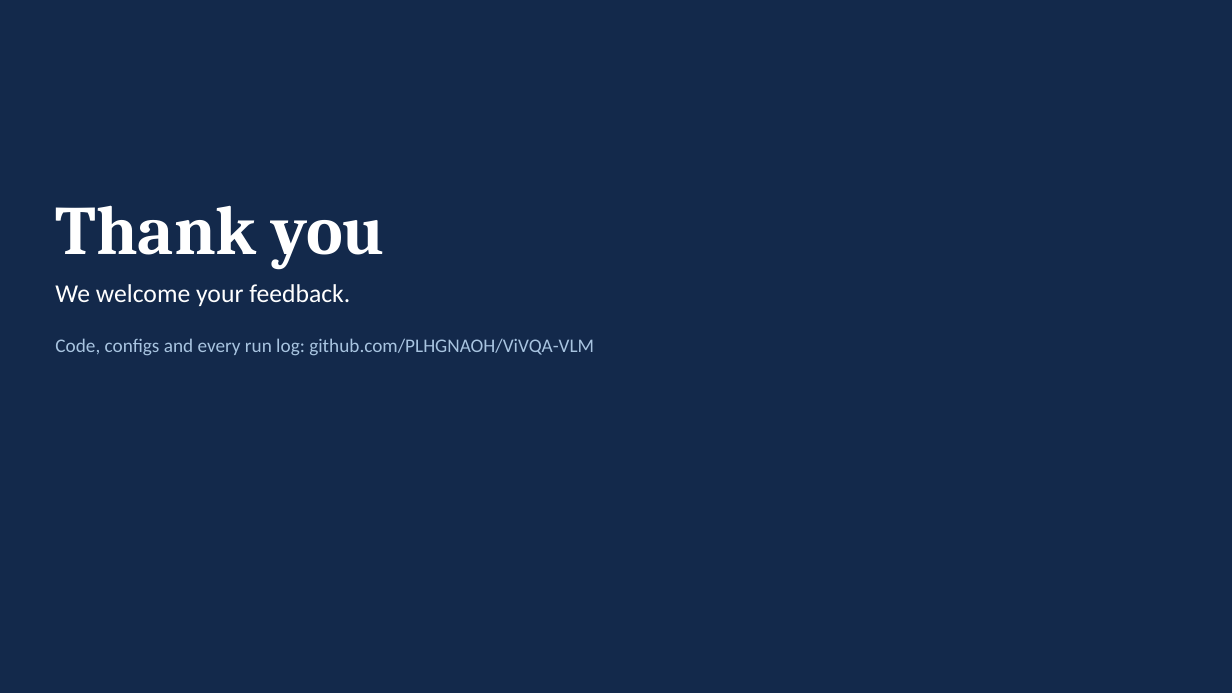
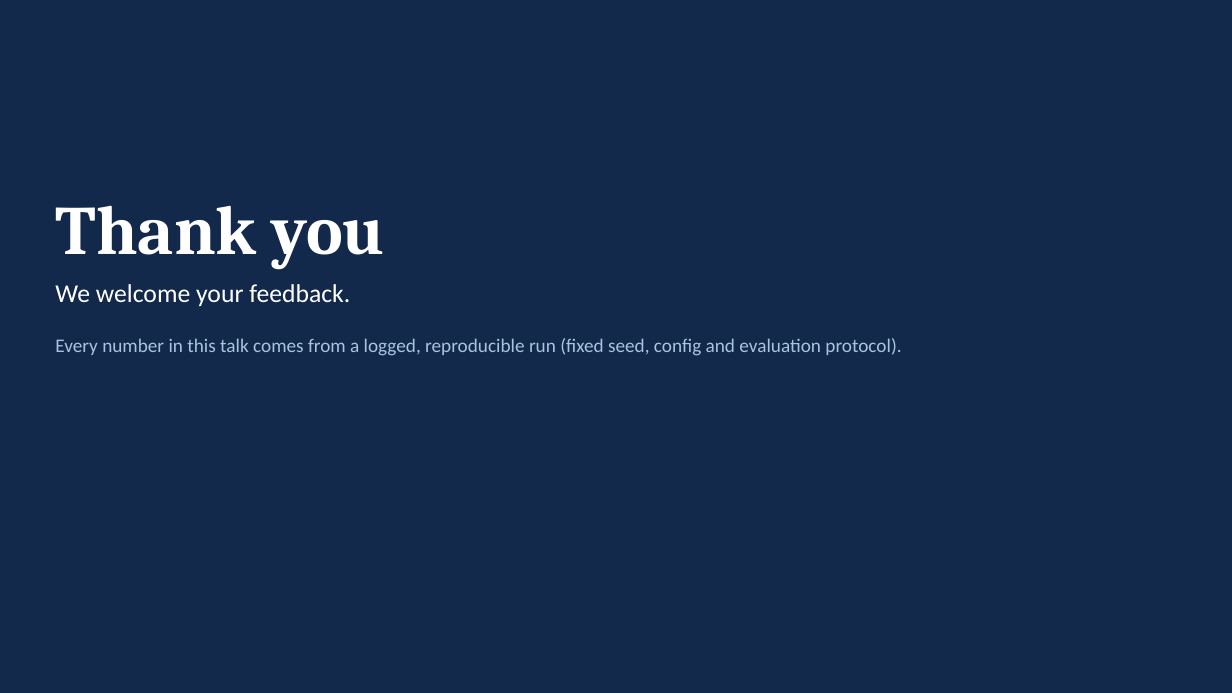
Before and after one commit to PLHGNAOH/ViVQA-VLM, a slide deck: slide 20 of docs/W07/ViVQA-VLM_Review2_EN.pptx. Drawn at 1232x693 pixels with LibreOffice and Linux fonts; fonts in the diff are those of the drawing. Boxes give left, top, right and bottom in pixels: in the first picture for what was removed or moved away, otherwise in the second. Text is boxed around its words. In the diff, an @@ line names an element or a change of style, - is before the commit and + after.

```diff
--- a/docs/W07/ViVQA-VLM_Review2_EN.pptx
+++ b/docs/W07/ViVQA-VLM_Review2_EN.pptx
@@ text at [55,338,901,356]: text changed @@
-Code, configs and every run log: github.com/PLHGNAOH/ViVQA-VLM
+Every number in this talk comes from a logged, reproducible run (fixed seed, config and evaluation protocol).
```
Also in this commit, not shown: 2 other files.
